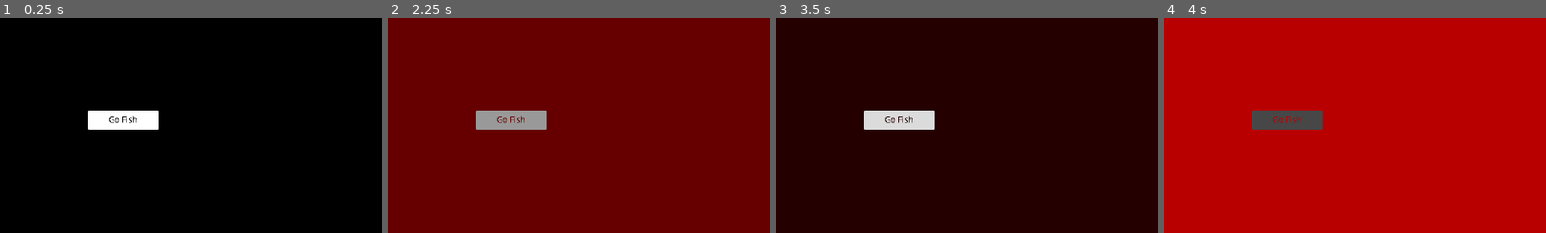
Above: before the commit, frames 1-4 (left to right).
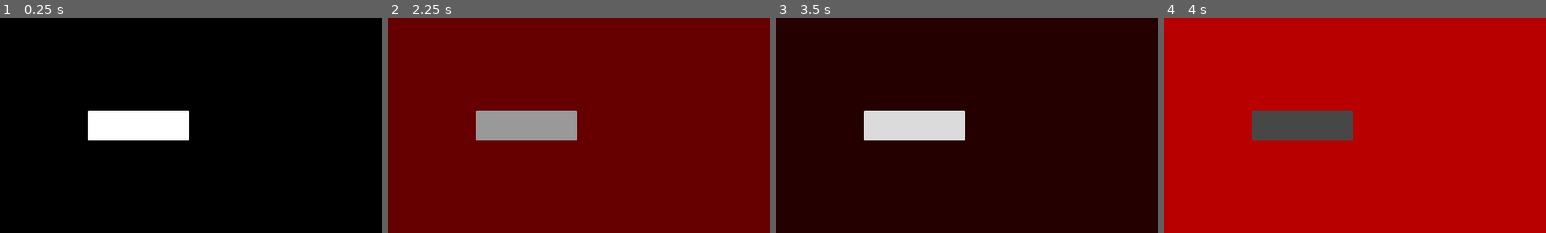
Above: after the commit, the same moments.

Repository: rilifon/A-Fera-Que-Habita-Em-Mim
Game: Godot game, scene res://MainScene.tscn
Two runs of this game, one before a commit and one after it. Both use one fixed random seed, a clock stepped at 60 frames per second and the inputs below.
Inputs:
- Up to frame 1 (0.25 s): no input
- Up to frame 2 (2.25 s): click "Go Fish" at 0.5 s; click "Go Fish" at 1.25 s; tap Enter at 2 s; hold Right (ui_right) from 2.03 s (still down)
- Up to frame 3 (3.5 s): release Right (ui_right) at 2.78 s; hold Left (ui_left) from 2.78 s (still down)
- Up to frame 4 (4 s): release Left (ui_left) at 3.53 s; hold Right (ui_right) from 3.53 s (still down)
The pictures show only the part of the screen within x 0-50%, y 12-62%; the shares and areas given below are measured in that part.

The runs differ from the first frame. In frame 1, 2.2% of the frame differs, in the area x 23-50%, y 43-58%; in frame 2, 2.1%; in frame 3, 2.1%; in frame 4, 2.1%.

Commit message:
Start of theme for buttons

Diff:
--- a/project/Button.tscn
+++ b/project/Button.tscn
@@ -25,9 +25,8 @@
 }
 
 [node name="Button" type="Button" parent="."]
-margin_right = 119.0
-margin_bottom = 32.0
-text = "cheddar"
+margin_right = 170.0
+margin_bottom = 50.0
 __meta__ = {
 "_edit_use_anchors_": false
 }
--- a/project/MainScene.tscn
+++ b/project/MainScene.tscn
@@ -1,8 +1,9 @@
-[gd_scene load_steps=5 format=2]
+[gd_scene load_steps=6 format=2]
 
 [ext_resource path="res://MainScene.gd" type="Script" id=1]
 [ext_resource path="res://Button.tscn" type="PackedScene" id=2]
 [ext_resource path="res://ColorShader.shader" type="Shader" id=3]
+[ext_resource path="res://general_theme.tres" type="Theme" id=4]
 
 [sub_resource type="ShaderMaterial" id=1]
 shader = ExtResource( 3 )
@@ -12,7 +13,11 @@
 [node name="MainScene" type="Node2D"]
 script = ExtResource( 1 )
 
-[node name="Buttons" type="Node2D" parent="."]
+[node name="Buttons" type="Control" parent="."]
+theme = ExtResource( 4 )
+__meta__ = {
+"_edit_use_anchors_": false
+}
 
 [node name="Fishing" parent="Buttons" instance=ExtResource( 2 )]
 margin_left = 147.462
--- /dev/null
+++ b/project/general_theme.tres
@@ -0,0 +1,21 @@
+[gd_resource type="Theme" load_steps=3 format=2]
+
+[ext_resource path="res://assets/fonts/Itim-Regular.ttf" type="DynamicFontData" id=1]
+
+[sub_resource type="DynamicFont" id=1]
+use_mipmaps = true
+use_filter = true
+font_data = ExtResource( 1 )
+
+[resource]
+Button/colors/font_color = Color( 0, 0, 0, 1 )
+Button/colors/font_color_disabled = Color( 0.9, 0.9, 0.9, 0.2 )
+Button/colors/font_color_hover = Color( 0.94, 0.94, 0.94, 1 )
+Button/colors/font_color_pressed = Color( 1, 1, 1, 1 )
+Button/constants/hseparation = 2
+Button/fonts/font = SubResource( 1 )
+Button/styles/disabled = null
+Button/styles/focus = null
+Button/styles/hover = null
+Button/styles/normal = null
+Button/styles/pressed = null
